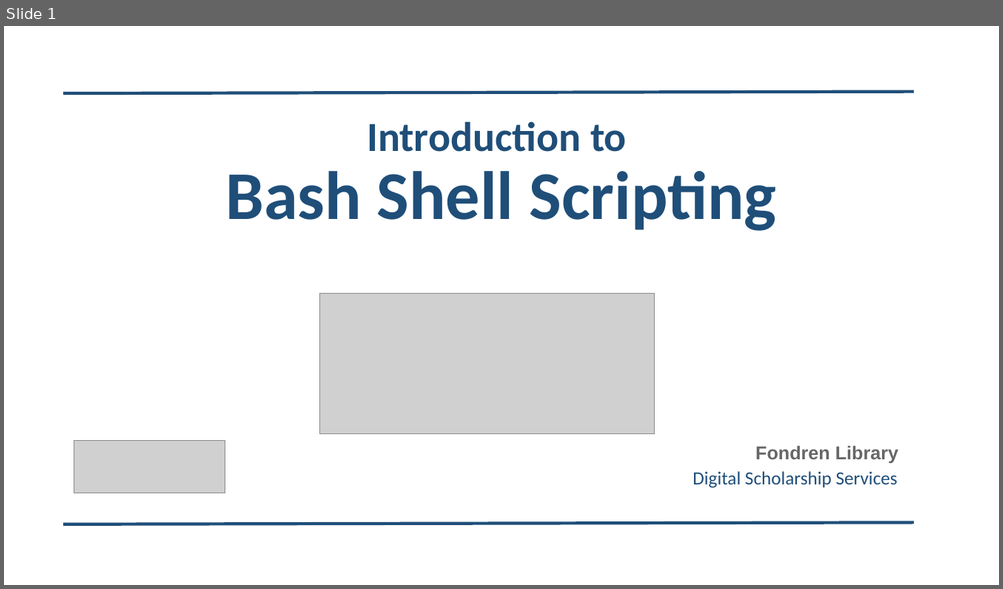
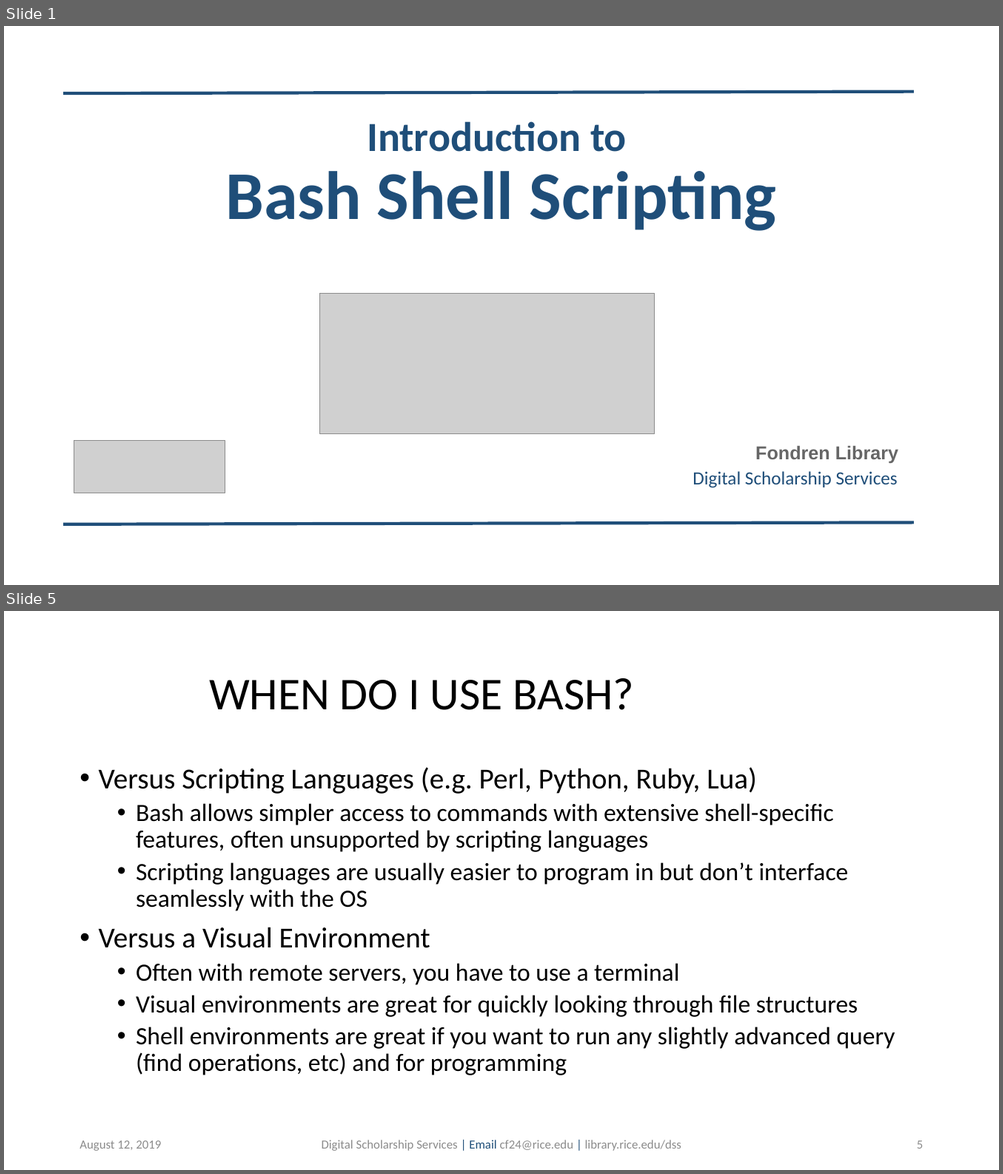
Before and after one commit to bakitybacon/rice-data-and-donuts, a slide deck: bash/Introduction to Bash.pptx. Shown one above the other, each under a label of ours: slide 1 before the commit, slides 1 and 5 after it; the slides between them are not shown. The pictures are 1003x589 and 1003x1174 pixels, drawn with LibreOffice and Linux fonts; fonts in the diff are those of the drawing; grey boxes stand for pictures; background and template pictures are left out. Boxes give left, top, right and bottom in pixels: in the first picture for what was removed or moved away, otherwise in the second. Text is boxed around its words. In the diff, an @@ line names an element or a change of style, - is before the commit and + after.

```diff
--- a/bash/Introduction to Bash.pptx
+++ b/bash/Introduction to Bash.pptx
@@ slide 5 added at [4,611,999,1170], background #FFFFFF @@
@@ title added at [209,678,634,710], 44 pt, text #000000 @@
+WHEN DO I USE BASH?
@@ text added at [99,767,895,1076], 24 pt, text #000000 @@
+• Versus Scripting Languages (e.g. Perl, Python, Ruby, Lua)
+  • Bash allows simpler access to commands with extensive shell-specific features, often unsupported by scripting languages
+  • Scripting languages are usually easier to program in but don’t interface seamlessly with the OS
+• Versus a Visual Environment
+  • Often with remote servers, you have to use a terminal
+  • Visual environments are great for quickly looking through file structures
+  • Shell environments are great if you want to run any slightly advanced query (find operations, etc) and for programming
@@ text added at [79,1141,161,1151], 12 pt, text #8C8C8C @@
+August 12, 2019
@@ text added at [321,1140,681,1151], 12 pt, text #8C8C8C @@
+Digital Scholarship Services | Email cf24@rice.edu | library.rice.edu/dss
@@ page number added at [916,1141,922,1149], 12 pt, text #8C8C8C @@
+5
```
Also in this commit, not shown: 1 slide changed, 12 other slides added.
